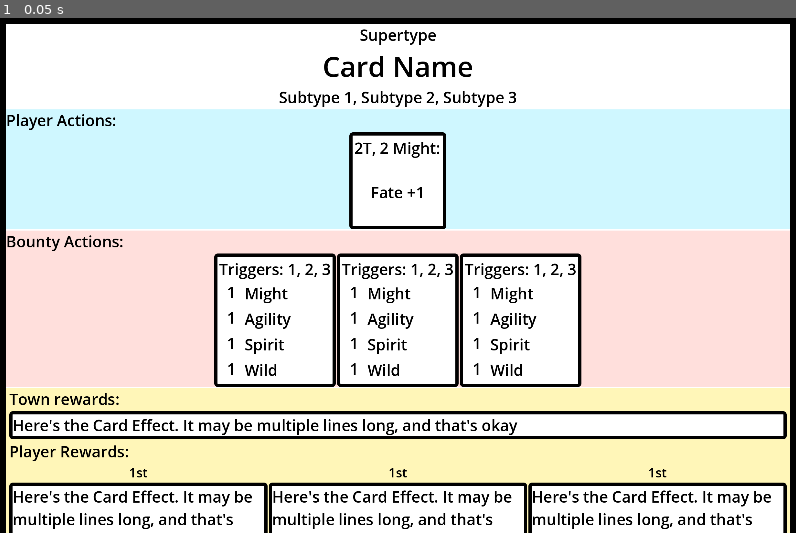
Above: before the commit, frame 1.
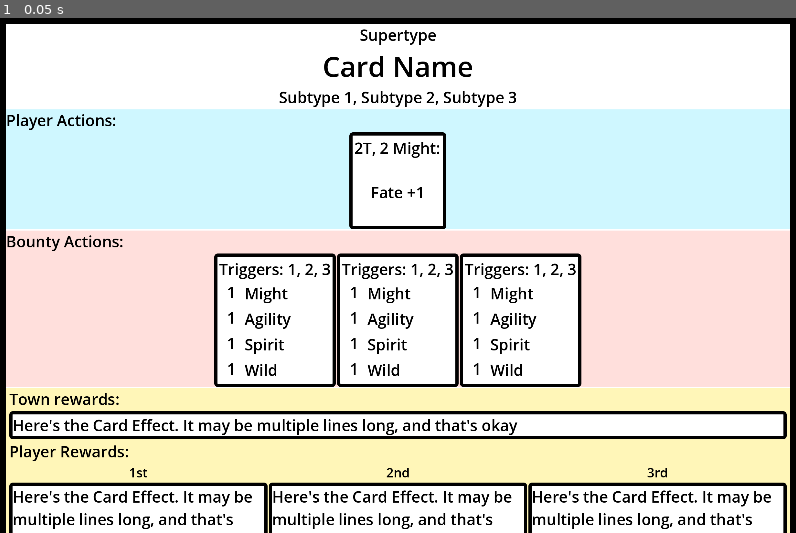
Above: after the commit, the same moment.

Repository: SamBumgardner/card-generator
Game: Godot game, scene res://card/template/bounty/card_bounty.tscn
Same seed, same stepped clock (60 frames per second), same inputs: the game is played once before the commit and once after it. This scene is started directly instead of the project's main scene.
Inputs:
- Up to frame 1 (0.05 s): no input

The runs differ from the first frame. In frame 1, less than 0.1% of the frame differs, in the area x 48-84%, y 87-90%.

Commit message:
implement most bounty data-population logic

Diff:
--- /dev/null
+++ b/game/card/template/bounty/card_bounty.gd
@@ -0,0 +1,51 @@
+class_name CardBounty extends MarginContainer
+
+@export var card_spec: CardSpecification
+
+@onready var name_label: Label = $%Name
+@onready var supertype_label: Label = $%Supertype
+@onready var typeline_label: Label = $%Typeline
+
+func _ready() -> void:
+    if card_spec != null:
+        name_label.text = card_spec.fields['name']
+        supertype_label.text = card_spec.supertype
+        typeline_label.text = card_spec.fields['typeline']
+
+        generate_player_actions(card_spec)
+        generate_bounty_actions(card_spec)
+
+        $%TownReward.text = card_spec.fields['town_reward']
+        $%Reward1.text = card_spec.fields['reward_first']
+        $%Reward2.text = card_spec.fields['reward_second']
+        $%Reward3.text = card_spec.fields['reward_last']
+
+func generate_player_actions(card_spec: CardSpecification) -> void:
+    var player_actions: PackedStringArray = (card_spec.fields['weaknesses'] as String).split('|')
+    for player_action: String in player_actions:
+        var split_action = player_action.split(":")
+        var cost = split_action[0]
+        var effect = split_action[1]
+
+        var player_action_scene = (load("res://card/template/bounty/player_action.tscn") as PackedScene).instantiate()
+        $%PlayerActions.add_child(player_action_scene)
+        # Call method on player action action to set values
+
+
+func generate_bounty_actions(card_spec: CardSpecification) -> void:
+    var bounty_actions: PackedStringArray = (card_spec.fields['attacks'] as String).split('|')
+    for bounty_action: String in bounty_actions:
+        const stat_names = ['Might', 'Agility', 'Spirit', 'Wild']
+
+        var split_action = bounty_action.split(":")
+        var trigger_rolls = split_action[0]
+        var stat_requirement_strings = split_action[1].split(",")
+        var stat_requirement_values = [0,0,0,0]
+        for stat_requirement in stat_requirement_strings:
+            for i in stat_names.size():
+                if stat_requirement.contains(stat_names[i]):
+                    stat_requirement[i] = int(stat_requirement)
+
+        var bounty_action_scene = (load("res://card/template/bounty/bounty_action.tscn") as PackedScene).instantiate()
+        $%BountyActions.add_child(bounty_action_scene)
+        # Call method on bounty action to set values
--- a/game/card/template/bounty/card_bounty.tscn
+++ b/game/card/template/bounty/card_bounty.tscn
@@ -1,7 +1,7 @@
 [gd_scene load_steps=9 format=3 uid="uid://dypmjcm1oecd5"]
 
 [ext_resource type="Theme" uid="uid://cmqrgxfe1sicp" path="res://new_theme.tres" id="1_ber2o"]
-[ext_resource type="Script" uid="uid://b62kgd0773g1b" path="res://card/template/card.gd" id="2_n7a3g"]
+[ext_resource type="Script" uid="uid://chvjkc2j0atax" path="res://card/template/bounty/card_bounty.gd" id="2_08317"]
 [ext_resource type="PackedScene" uid="uid://b1l5fw2kk6bqr" path="res://card/template/bounty/player_action.tscn" id="3_08317"]
 [ext_resource type="StyleBox" uid="uid://dnd0jv2olbxdn" path="res://basic_text_box.tres" id="3_xqp3n"]
 [ext_resource type="PackedScene" uid="uid://b1ixwx8rss4e6" path="res://card/template/bounty/bounty_action.tscn" id="4_08317"]
@@ -20,7 +20,7 @@
 offset_right = 200.0
 offset_bottom = 300.0
 theme = ExtResource("1_ber2o")
-script = ExtResource("2_n7a3g")
+script = ExtResource("2_08317")
 
 [node name="Border" type="ColorRect" parent="."]
 layout_mode = 2
@@ -94,6 +94,7 @@
 text = "Player Actions:"
 
 [node name="PlayerActions" type="HBoxContainer" parent="Border/ColorRect/VBoxContainer/Body/PlayerActionsContainer/VBoxContainer"]
+unique_name_in_owner = true
 layout_mode = 2
 size_flags_horizontal = 4
 
@@ -114,6 +115,7 @@
 text = "Bounty Actions:"
 
 [node name="BountyActions" type="HBoxContainer" parent="Border/ColorRect/VBoxContainer/Body/BountyActionsContainer/VBoxContainer"]
+unique_name_in_owner = true
 layout_mode = 2
 size_flags_horizontal = 4
 
@@ -165,26 +167,28 @@
 text = "Player Rewards:"
 
 [node name="PlayerRewards" type="HBoxContainer" parent="Border/ColorRect/VBoxContainer/Body/RewardsContainer/MarginContainer/VBoxContainer"]
-layout_mode = 2
-size_flags_vertical = 3
-
-[node name="PlayerReward" type="VBoxContainer" parent="Border/ColorRect/VBoxContainer/Body/RewardsContainer/MarginContainer/VBoxContainer/PlayerRewards"]
+unique_name_in_owner = true
+layout_mode = 2
+size_flags_vertical = 3
+
+[node name="PlayerReward1" type="VBoxContainer" parent="Border/ColorRect/VBoxContainer/Body/RewardsContainer/MarginContainer/VBoxContainer/PlayerRewards"]
 layout_mode = 2
 size_flags_horizontal = 3
 
-[node name="Place" type="Label" parent="Border/ColorRect/VBoxContainer/Body/RewardsContainer/MarginContainer/VBoxContainer/PlayerRewards/PlayerReward"]
+[node name="Place" type="Label" parent="Border/ColorRect/VBoxContainer/Body/RewardsContainer/MarginContainer/VBoxContainer/PlayerRewards/PlayerReward1"]
 layout_mode = 2
 theme_override_font_sizes/font_size = 40
 text = "1st"
 horizontal_alignment = 1
 
-[node name="PanelContainer" type="PanelContainer" parent="Border/ColorRect/VBoxContainer/Body/RewardsContainer/MarginContainer/VBoxContainer/PlayerRewards/PlayerReward"]
-custom_minimum_size = Vector2(740, 0)
-layout_mode = 2
-size_flags_vertical = 3
-theme_override_styles/panel = ExtResource("3_xqp3n")
-
-[node name="Reward" type="Label" parent="Border/ColorRect/VBoxContainer/Body/RewardsContainer/MarginContainer/VBoxContainer/PlayerRewards/PlayerReward/PanelContainer"]
+[node name="PanelContainer" type="PanelContainer" parent="Border/ColorRect/VBoxContainer/Body/RewardsContainer/MarginContainer/VBoxContainer/PlayerRewards/PlayerReward1"]
+custom_minimum_size = Vector2(740, 0)
+layout_mode = 2
+size_flags_vertical = 3
+theme_override_styles/panel = ExtResource("3_xqp3n")
+
+[node name="Reward1" type="Label" parent="Border/ColorRect/VBoxContainer/Body/RewardsContainer/MarginContainer/VBoxContainer/PlayerRewards/PlayerReward1/PanelContainer"]
+unique_name_in_owner = true
 layout_mode = 2
 size_flags_vertical = 1
 theme_type_variation = &"HeaderSmall"
@@ -199,7 +203,7 @@
 [node name="Place" type="Label" parent="Border/ColorRect/VBoxContainer/Body/RewardsContainer/MarginContainer/VBoxContainer/PlayerRewards/PlayerReward2"]
 layout_mode = 2
 theme_override_font_sizes/font_size = 40
-text = "1st"
+text = "2nd"
 horizontal_alignment = 1
 
 [node name="PanelContainer" type="PanelContainer" parent="Border/ColorRect/VBoxContainer/Body/RewardsContainer/MarginContainer/VBoxContainer/PlayerRewards/PlayerReward2"]
@@ -208,7 +212,8 @@
 size_flags_vertical = 3
 theme_override_styles/panel = ExtResource("3_xqp3n")
 
-[node name="Reward" type="Label" parent="Border/ColorRect/VBoxContainer/Body/RewardsContainer/MarginContainer/VBoxContainer/PlayerRewards/PlayerReward2/PanelContainer"]
+[node name="Reward2" type="Label" parent="Border/ColorRect/VBoxContainer/Body/RewardsContainer/MarginContainer/VBoxContainer/PlayerRewards/PlayerReward2/PanelContainer"]
+unique_name_in_owner = true
 layout_mode = 2
 size_flags_vertical = 1
 theme_type_variation = &"HeaderSmall"
@@ -223,7 +228,7 @@
 [node name="Place" type="Label" parent="Border/ColorRect/VBoxContainer/Body/RewardsContainer/MarginContainer/VBoxContainer/PlayerRewards/PlayerReward3"]
 layout_mode = 2
 theme_override_font_sizes/font_size = 40
-text = "1st"
+text = "3rd"
 horizontal_alignment = 1
 
 [node name="PanelContainer" type="PanelContainer" parent="Border/ColorRect/VBoxContainer/Body/RewardsContainer/MarginContainer/VBoxContainer/PlayerRewards/PlayerReward3"]
@@ -232,10 +237,11 @@
 size_flags_vertical = 3
 theme_override_styles/panel = ExtResource("3_xqp3n")
 
-[node name="Reward" type="Label" parent="Border/ColorRect/VBoxContainer/Body/RewardsContainer/MarginContainer/VBoxContainer/PlayerRewards/PlayerReward3/PanelContainer"]
-layout_mode = 2
-size_flags_vertical = 1
-theme_type_variation = &"HeaderSmall"
-theme_override_font_sizes/font_size = 48
-text = "Here's the Card Effect. It may be multiple lines long, and that's okay"
-autowrap_mode = 2
+[node name="Reward3" type="Label" parent="Border/ColorRect/VBoxContainer/Body/RewardsContainer/MarginContainer/VBoxContainer/PlayerRewards/PlayerReward3/PanelContainer"]
+unique_name_in_owner = true
+layout_mode = 2
+size_flags_vertical = 1
+theme_type_variation = &"HeaderSmall"
+theme_override_font_sizes/font_size = 48
+text = "Here's the Card Effect. It may be multiple lines long, and that's okay"
+autowrap_mode = 2
Not shown, added: game/card/template/bounty/card_bounty.gd.uid
